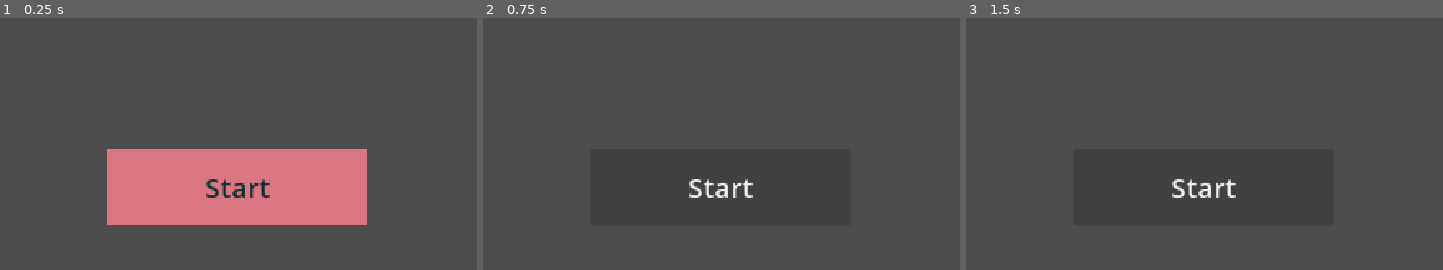
Above: before the commit, frames 1-3 (left to right).
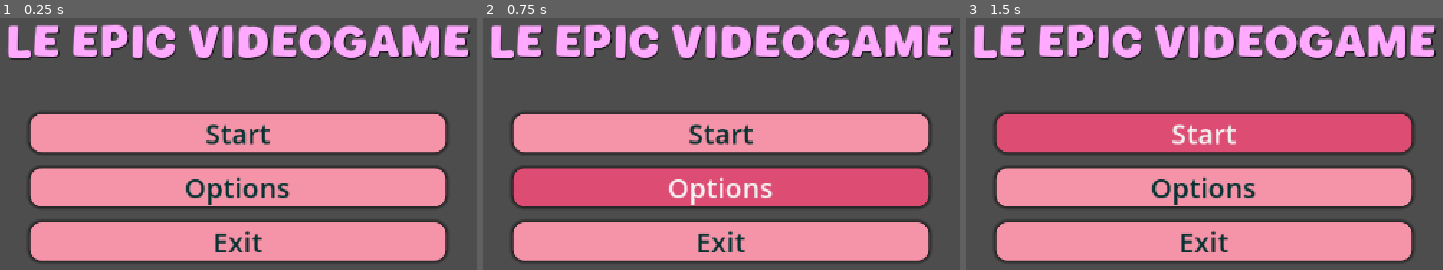
Above: after the commit, the same moments.

Repository: OskarSJ1337/GodotGame
Game: Godot game, scene res://main_menu.tscn
The game is run twice, just before and just after one commit, with the same random seed, the same clock (stepped at 60 frames per second) and the same inputs.
Inputs (mouse positions are in pixels of both pictures, inside the frame that each line leads up to):
- Up to frame 1 (0.25 s): no input
- Up to frame 2 (0.75 s): click (721, 186) at 0.5 s, where only the run after the commit has a clickable "Options"
- Up to frame 3 (1.5 s): click "Start" at 1.25 s

The runs differ from the first frame. In frame 1, 57% of the frame differs, in the area x 1-99%, y 2-97%; in frame 2, 51%; in frame 3, 51%.

Commit message:
New update

Diff:
--- a/main_menu.tscn
+++ b/main_menu.tscn
@@ -1,7 +1,43 @@
 [gd_scene format=3 uid="uid://dsjrjfjbsst5a"]
 
-[sub_resource type="StyleBoxFlat" id="StyleBoxFlat_ykgmc"]
-bg_color = Color(0.8598884, 0.463117, 0.5120883, 1)
+[ext_resource type="Texture2D" uid="uid://8txdqjq37y3p" path="res://Assets/backgrounds/Ocean5.png" id="1_7vrkn"]
+[ext_resource type="FontFile" uid="uid://dm0tf83ellxd4" path="res://Assets/fonts/Boring Time.otf" id="2_fu7sn"]
+
+[sub_resource type="StyleBoxTexture" id="StyleBoxTexture_0q8dx"]
+texture = ExtResource("1_7vrkn")
+modulate_color = Color(0.86898494, 0.8689849, 0.8689849, 1)
+
+[sub_resource type="StyleBoxFlat" id="StyleBoxFlat_06t4h"]
+bg_color = Color(0.95969635, 0.5800322, 0.6564213, 1)
+corner_radius_top_left = 16
+corner_radius_top_right = 16
+corner_radius_bottom_right = 16
+corner_radius_bottom_left = 16
+shadow_size = 6
+
+[sub_resource type="StyleBoxFlat" id="StyleBoxFlat_7vrkn"]
+bg_color = Color(0.86274654, 0.2967894, 0.4508534, 1)
+corner_radius_top_left = 16
+corner_radius_top_right = 16
+corner_radius_bottom_right = 16
+corner_radius_bottom_left = 16
+shadow_size = 6
+
+[sub_resource type="StyleBoxFlat" id="StyleBoxFlat_fu7sn"]
+bg_color = Color(0.86274654, 0.2967894, 0.4508534, 1)
+corner_radius_top_left = 16
+corner_radius_top_right = 16
+corner_radius_bottom_right = 16
+corner_radius_bottom_left = 16
+shadow_size = 6
+
+[sub_resource type="StyleBoxFlat" id="StyleBoxFlat_jix8l"]
+bg_color = Color(0.86274654, 0.2967894, 0.4508534, 1)
+corner_radius_top_left = 16
+corner_radius_top_right = 16
+corner_radius_bottom_right = 16
+corner_radius_bottom_left = 16
+shadow_size = 6
 
 [node name="MainMenu" type="Control" unique_id=1508785037]
 layout_mode = 3
@@ -11,20 +47,89 @@
 grow_horizontal = 2
 grow_vertical = 2
 
-[node name="Button" type="Button" parent="." unique_id=171211994]
+[node name="Panel" type="Panel" parent="." unique_id=2125370798]
+visible = false
+layout_mode = 1
+anchors_preset = 15
+anchor_right = 1.0
+anchor_bottom = 1.0
+grow_horizontal = 2
+grow_vertical = 2
+theme_override_styles/panel = SubResource("StyleBoxTexture_0q8dx")
+
+[node name="VBoxContainer" type="VBoxContainer" parent="." unique_id=218960285]
 layout_mode = 1
 anchors_preset = 8
 anchor_left = 0.5
 anchor_top = 0.5
 anchor_right = 0.5
 anchor_bottom = 0.5
-offset_left = -187.66188
-offset_top = -55.25
-offset_right = 187.66188
-offset_bottom = 55.25
+offset_left = -299.0
+offset_top = -105.5
+offset_right = 299.0
+offset_bottom = 105.5
 grow_horizontal = 2
 grow_vertical = 2
+theme_override_constants/separation = 23
+
+[node name="Start" type="Button" parent="VBoxContainer" unique_id=171211994]
+layout_mode = 2
+size_flags_horizontal = 5
+size_flags_vertical = 3
 theme_override_colors/font_color = Color(0.02990414, 0.19671607, 0.19291523, 1)
 theme_override_font_sizes/font_size = 40
-theme_override_styles/normal = SubResource("StyleBoxFlat_ykgmc")
+theme_override_styles/normal = SubResource("StyleBoxFlat_06t4h")
+theme_override_styles/pressed = SubResource("StyleBoxFlat_7vrkn")
+theme_override_styles/hover = SubResource("StyleBoxFlat_fu7sn")
+theme_override_styles/hover_pressed = SubResource("StyleBoxFlat_jix8l")
 text = "Start"
+
+[node name="Options" type="Button" parent="VBoxContainer" unique_id=1379401584]
+layout_mode = 2
+size_flags_horizontal = 5
+size_flags_vertical = 3
+theme_override_colors/font_color = Color(0.02990414, 0.19671607, 0.19291523, 1)
+theme_override_font_sizes/font_size = 40
+theme_override_styles/normal = SubResource("StyleBoxFlat_06t4h")
+theme_override_styles/pressed = SubResource("StyleBoxFlat_7vrkn")
+theme_override_styles/hover = SubResource("StyleBoxFlat_fu7sn")
+theme_override_styles/hover_pressed = SubResource("StyleBoxFlat_jix8l")
+text = "Options"
+
+[node name="Exit" type="Button" parent="VBoxContainer" unique_id=829887767]
+layout_mode = 2
+size_flags_horizontal = 5
+size_flags_vertical = 3
+theme_override_colors/font_color = Color(0.02990414, 0.19671607, 0.19291523, 1)
+theme_override_font_sizes/font_size = 40
+theme_override_styles/normal = SubResource("StyleBoxFlat_06t4h")
+theme_override_styles/pressed = SubResource("StyleBoxFlat_7vrkn")
+theme_override_styles/hover = SubResource("StyleBoxFlat_fu7sn")
+theme_override_styles/hover_pressed = SubResource("StyleBoxFlat_jix8l")
+text = "Exit"
+
+[node name="Label" type="Label" parent="." unique_id=1555546531]
+layout_mode = 1
+anchors_preset = 8
+anchor_left = 0.5
+anchor_top = 0.5
+anchor_right = 0.5
+anchor_bottom = 0.5
+offset_left = -287.5
+offset_top = -299.0
+offset_right = 287.5
+offset_bottom = -120.0
+grow_horizontal = 2
+grow_vertical = 2
+theme_override_colors/font_color = Color(1, 0.6666667, 1, 1)
+theme_override_colors/font_shadow_color = Color(0, 0, 0, 1)
+theme_override_colors/font_outline_color = Color(0, 0, 0, 1)
+theme_override_fonts/font = ExtResource("2_fu7sn")
+theme_override_font_sizes/font_size = 64
+text = "Le epic videogame"
+horizontal_alignment = 1
+vertical_alignment = 1
+
+[node name="Parallax2D" type="Parallax2D" parent="." unique_id=1028995399]
+
+[node name="Sprite2D" type="Sprite2D" parent="Parallax2D" unique_id=1963641197]
Binary file added: 3.png
Not shown, added: 3.png.import
Binary file added: Assets/backgrounds/2.png
Not shown, added: Assets/backgrounds/2.png.import
Binary file added: Assets/backgrounds/4.png
Not shown, added: Assets/backgrounds/4.png.import
Binary file added: Assets/backgrounds/Ocean5.png
Not shown, added: Assets/backgrounds/Ocean5.png.import
Binary file added: Assets/fonts/Boring Time.otf
Not shown, added: Assets/fonts/Boring Time.otf.import
